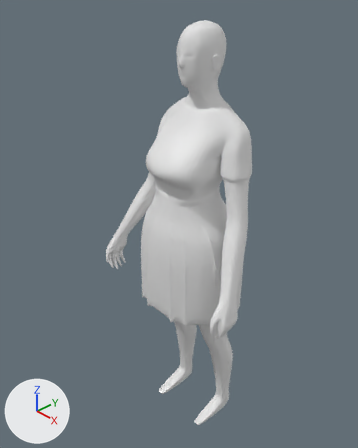
What one commit did to the Blender file 4 semestre/modelagem 3d/Humano/Humano - Copia.blend.
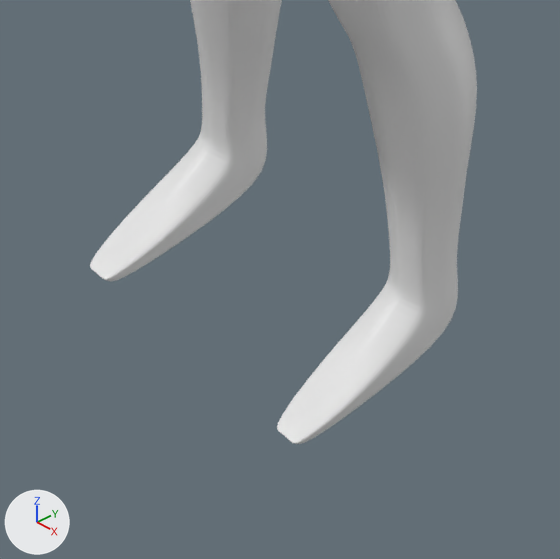
There are two pictures of each version: one whole from a camera (50 mm lens) standing at (1.109, -1.08, 0.843) and looking at (-0.07, 0.04, -0.097), one close up on the part from 40% to 69% of the width and 76% to 100% of the height. The lights are fixed; the arrows at lower left show +X, +Y and +Z.

Script lines for the objects in view, before the commit:
```python
me_cube_001 = bpy.data.meshes.new('Cube.001')
me_cube_001.from_pydata(...)  # 1056 vertices, 1002 faces; spans x -1.56..1.02, y -2.12..0.01, z -6.54..4.09
ob_cube = bpy.data.objects.new('Cube', me_cube_001)
ob_cube.location = (0.0, 0.0, 0.0)
ob_cube.rotation_euler = (0.0, 0.0, -1.571)  # degrees (0, 0, -90)
ob_cube.scale = (0.153, 0.153, 0.153)
_m = ob_cube.modifiers.new('Mirror', 'MIRROR')
_m.use_axis = (False, True, False)
_m = ob_cube.modifiers.new('Subdivision', 'SUBSURF')
_m.levels = 3
```
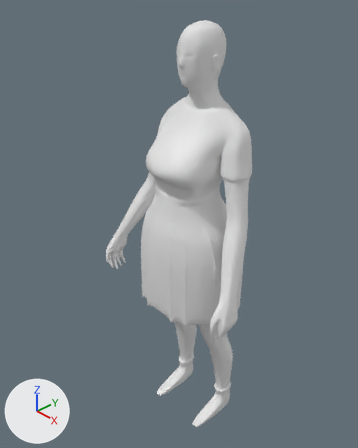
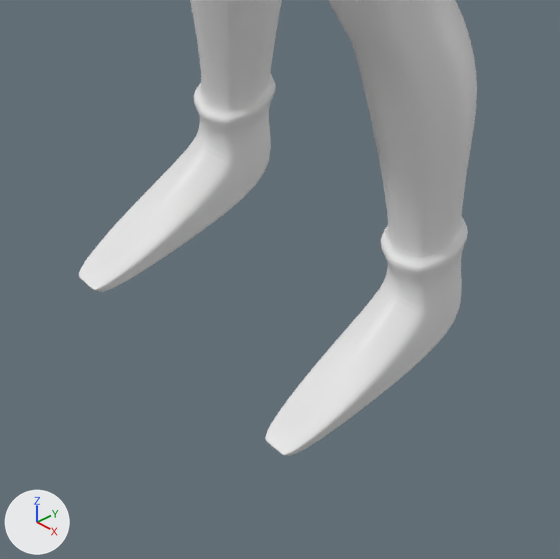
Commit message: humano cabelo

Patch to the scene script:
```diff
--- a/4 semestre/modelagem 3d/Humano/Humano - Copia.blend.py
+++ b/4 semestre/modelagem 3d/Humano/Humano - Copia.blend.py
@@ me_cube_001 @@
 # used by ob_cube; location = (0.0, 0.0, 0.0); rotation_euler = (0.0, 0.0, -1.571), in degrees (0, 0, -90); scale = (0.153, 0.153, 0.153)
-me_cube_001.from_pydata(...)  # 1056 vertices, 1002 faces; spans x -1.56..1.02, y -2.12..0.01, z -6.54..4.09
+me_cube_001.from_pydata(...)  # 1088 vertices, 1034 faces; spans x -1.56..1.02, y -2.12..0.01, z -6.56..4.09
+# me_cube_001 part 1
+# 24 faces are deleted
+# 3 vertices in x -1.04..-0.93, y -0.71..-0.63, z -5.95 move by (-0.01, 0.02, 0.21)
+# 3 vertices in x -1.04..-0.93, y -0.9..-0.82, z -5.95 move by (-0.02, 0.0, 0.21)
+# 83 vertices move from x -1.13..0.25, y -0.94..-0.61, z -6.54..-5.95 to x -1.17..0.34, y -0.99..-0.52, z -6.56..-5.74
+# 26 vertices are added at x -1.03..0.34, y -0.95..-0.59, z -6.56..-6.19
+# 6 new vertices lie (0.0, 0.05, 0.0) away from vertices in x 0.18..0.23, y -0.86..-0.72, z -6.53..-6.48
+# 56 new faces join them
```

Pixel boxes (x1, y1, x2, y2) of what changed, in the close-ups (560 x 559 px):
'Cube', reshaped: before (90, 0, 477, 444); after (79, 0, 477, 456)
part 1 of me_cube_001, built on: before (90, 67, 462, 444); after (79, 63, 468, 456)
